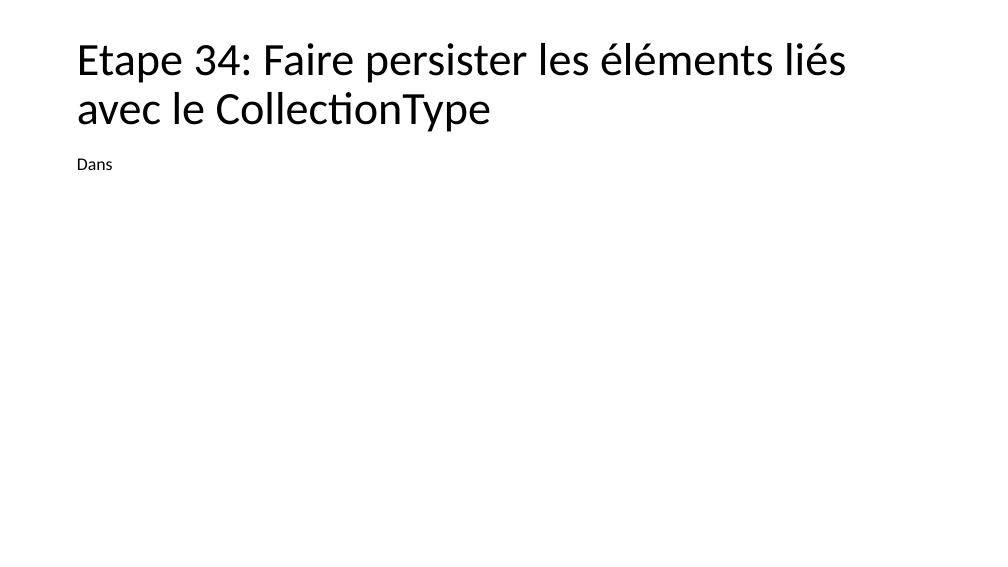
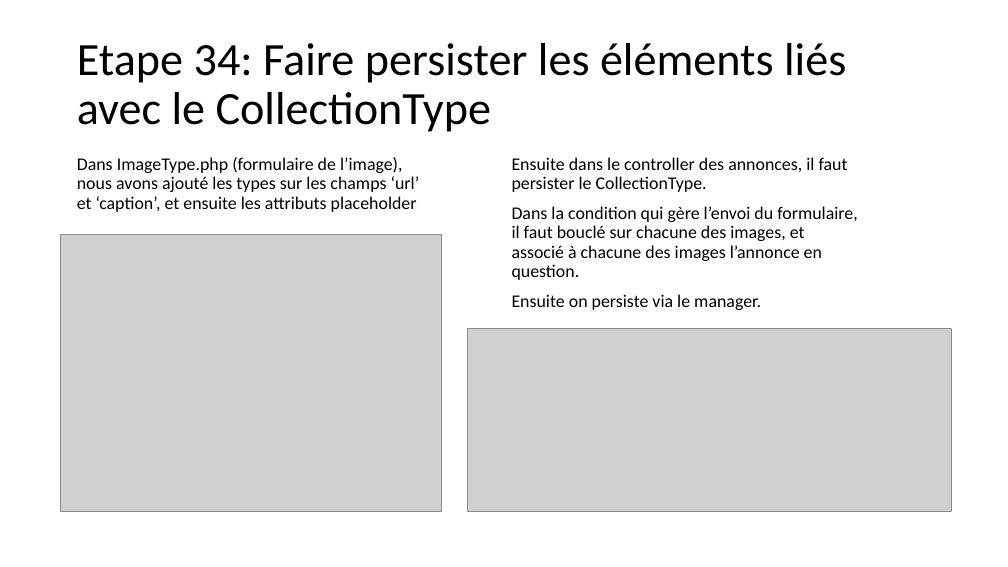
Before and after one commit to SAMTHP/TP_AFPAA, a slide deck: slide 43 of Apprendre symfony.pptx. Drawn at 1008x567 pixels with LibreOffice and Linux fonts; fonts in the diff are those of the drawing; grey boxes stand for pictures. Boxes give left, top, right and bottom in pixels: in the first picture for what was removed or moved away, otherwise in the second. Text is boxed around its words. In the diff, an @@ line names an element or a change of style, - is before the commit and + after.

```diff
--- a/Apprendre symfony.pptx
+++ b/Apprendre symfony.pptx
@@ text at [77,157,420,212]: text changed @@
-Dans
+Dans ImageType.php (formulaire de l’image), nous avons ajouté les types sur les champs ‘url’ et ‘caption’, et ensuite les attributs placeholder
@@ text added at [512,157,857,310], 17 pt, text #000000 @@
+Ensuite dans le controller des annonces, il faut persister le CollectionType.
+Dans la condition qui gère l’envoi du formulaire, il faut bouclé sur chacune des images, et associé à chacune des images l’annonce en question.
+Ensuite on persiste via le manager.
@@ picture added at [60,234,442,511] @@
@@ picture added at [468,328,952,510] @@
```
Also in this commit, not shown: 5 slides added, 6 other files.
